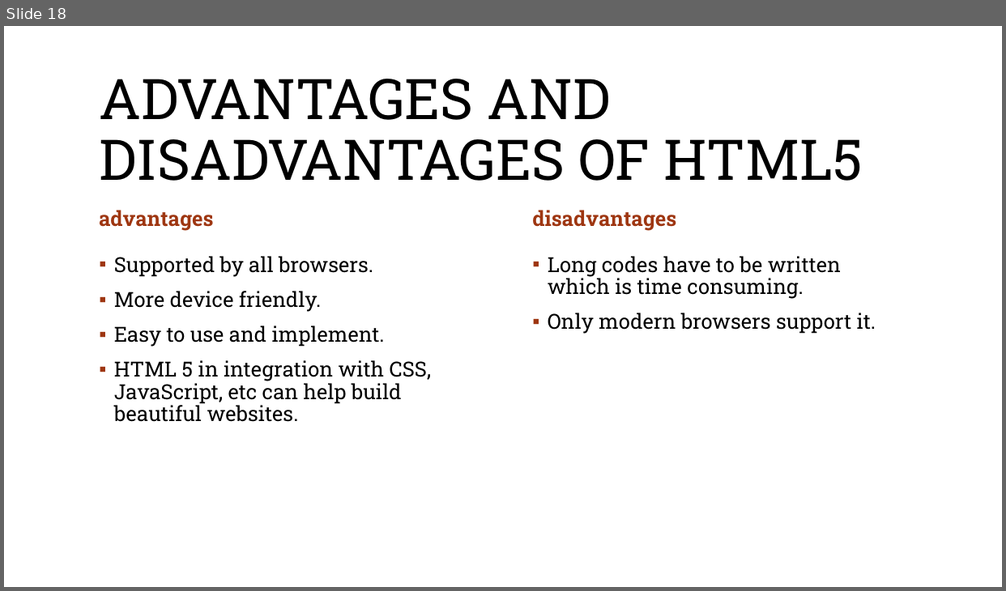
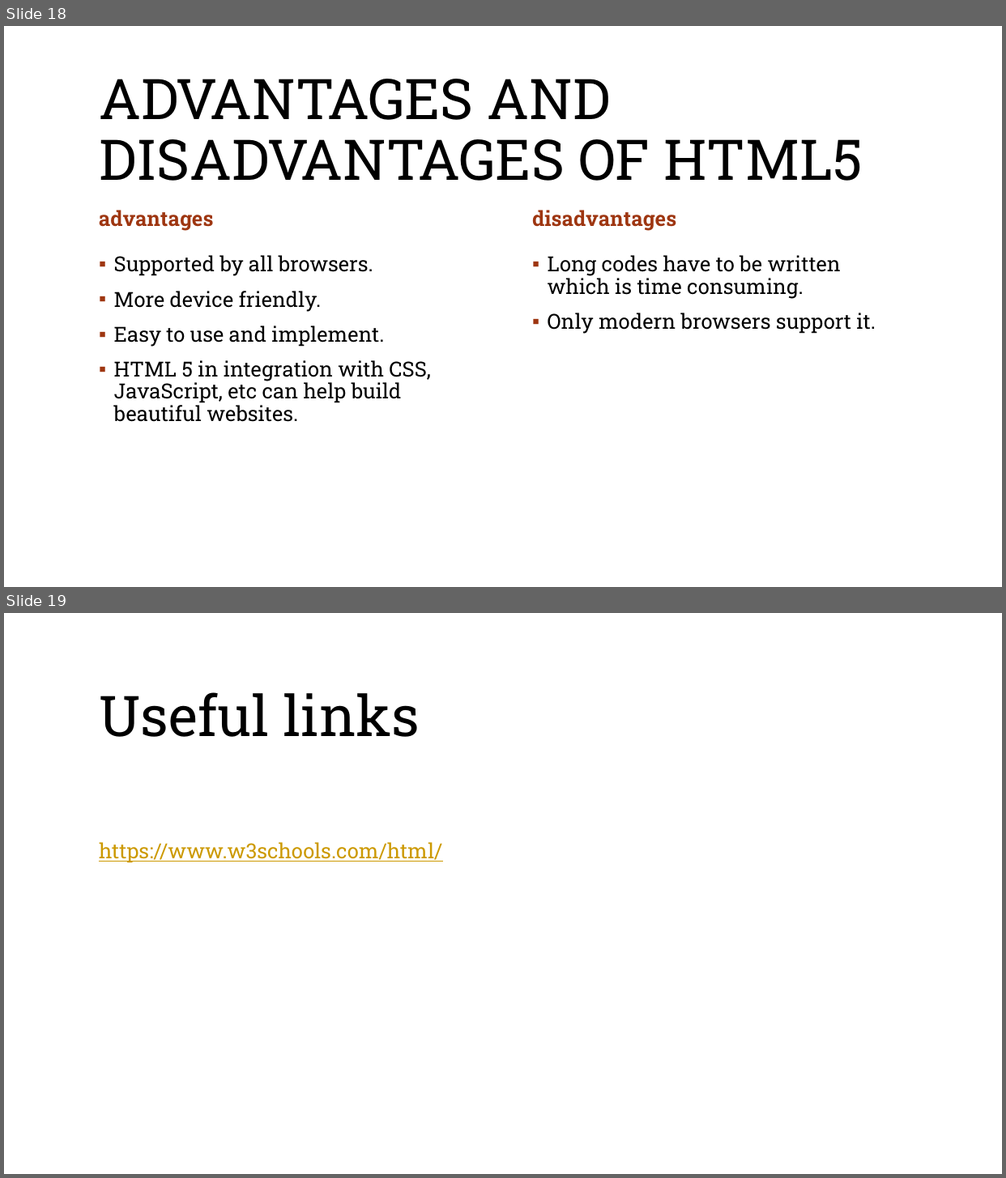
Before and after one commit to karianmash/html-tutorials, a slide deck: Notes/Introduction to html.pptx. Shown one above the other, each under a label of ours: slide 18 before the commit, slides 18 and 19 after it. The pictures are 1006x591 and 1006x1178 pixels, drawn with LibreOffice and Linux fonts; fonts in the diff are those of the drawing; background and template pictures are left out. Boxes give left, top, right and bottom in pixels: in the first picture for what was removed or moved away, otherwise in the second. Text is boxed around its words. In the diff, an @@ line names an element or a change of style, - is before the commit and + after.

```diff
--- a/Notes/Introduction to html.pptx
+++ b/Notes/Introduction to html.pptx
@@ slide 19 added at (x1=4, y1=613, x2=1002, y2=1174), background #FFFFFF; not listed: 1 template element that a slide beside it also shows @@
@@ text added at (x1=99, y1=692, x2=420, y2=737), 54 pt, text #000000 @@
+Useful links
@@ text added at (x1=99, y1=842, x2=442, y2=863), 20 pt, text #CC9900, underline @@
+https://www.w3schools.com/html/
```
Also in this commit, not shown: 17 other slides changed.
